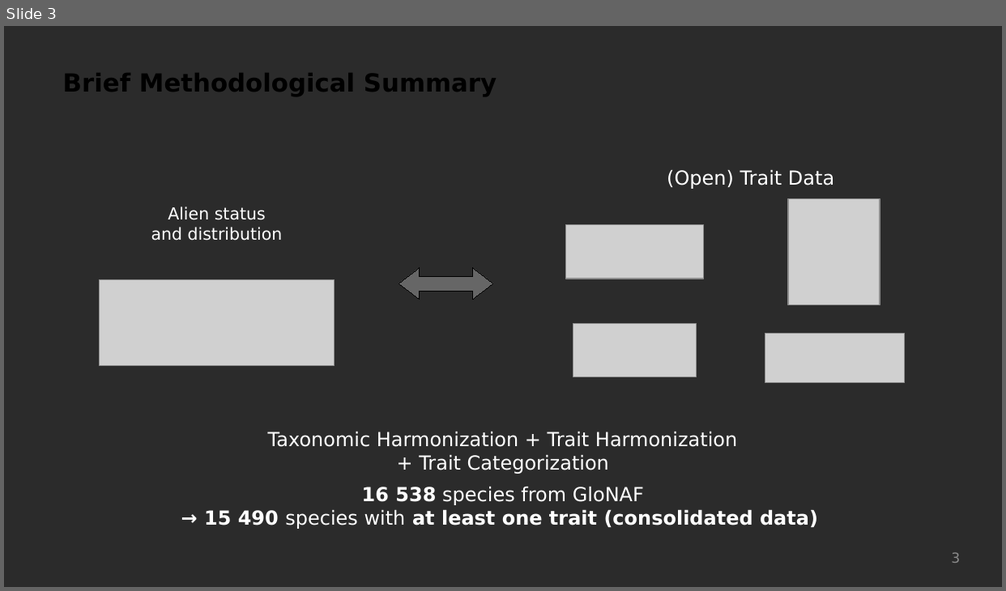
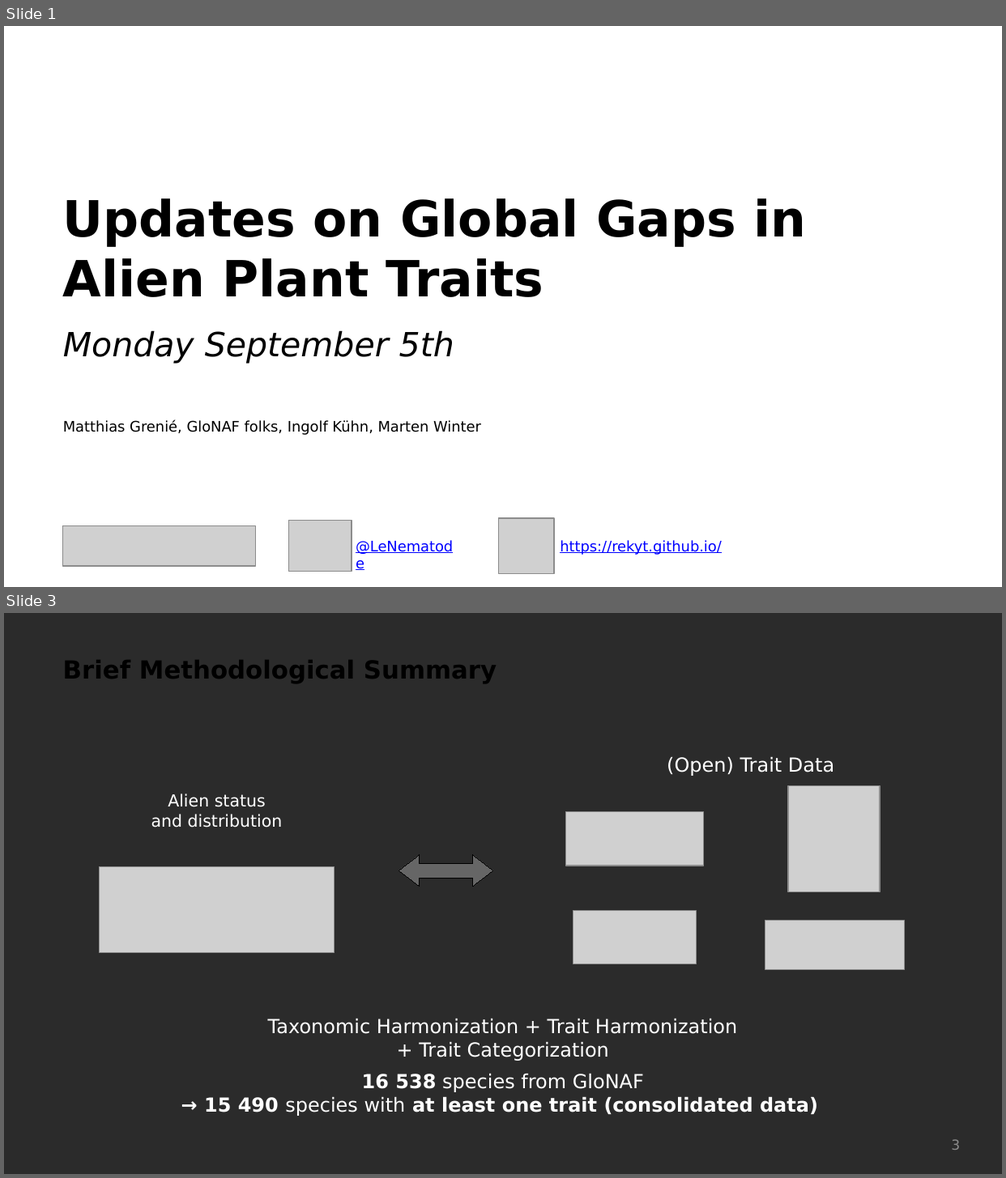
Before and after one commit to Rekyt/alientraitgaps, a slide deck: inst/presentations/20220905_updates_results_coauthors.odp. Shown one above the other, each under a label of ours: slide 3 before the commit, slides 1 and 3 after it; the slides between them are not shown. The pictures are 1006x591 and 1006x1178 pixels, drawn with LibreOffice and Linux fonts; fonts in the diff are those of the drawing; grey boxes stand for pictures; background and template pictures are left out; a plain dark background stands for a picture behind light text. Boxes give left, top, right and bottom in pixels: in the first picture for what was removed or moved away, otherwise in the second. Text is boxed around its words. In the diff, an @@ line names an element or a change of style, - is before the commit and + after.

```diff
--- a/inst/presentations/20220905_updates_results_coauthors.odp
+++ b/inst/presentations/20220905_updates_results_coauthors.odp
@@ slide 1 added at <box>4,26,1002,587</box>, background picture (left out) @@
@@ text added at <box>63,199,806,297</box>, 36 pt, text #000000, bold @@
+Updates on Global Gaps in Alien Plant Traits
@@ text added at <box>63,331,454,364</box>, 24 pt, text #000000, italic @@
+Monday September 5th
@@ text added at <box>63,420,481,435</box>, 10.5 pt, text #000000 @@
+Matthias Grenié, GloNAF folks, Ingolf Kühn, Marten Winter
@@ picture added at <box>63,526,255,566</box> @@
@@ picture added at <box>288,521,351,572</box> @@
@@ text added at <box>347,533,472,560</box>, 10.5 pt, text #0000FF, underline @@
+@LeNematode
@@ picture added at <box>499,519,554,574</box> @@
@@ text added at <box>560,540,722,555</box>, 10.5 pt, text #0000FF, underline @@
+https://rekyt.github.io/
```
Also in this commit, not shown: 1 slide changed, 1 slide removed.
